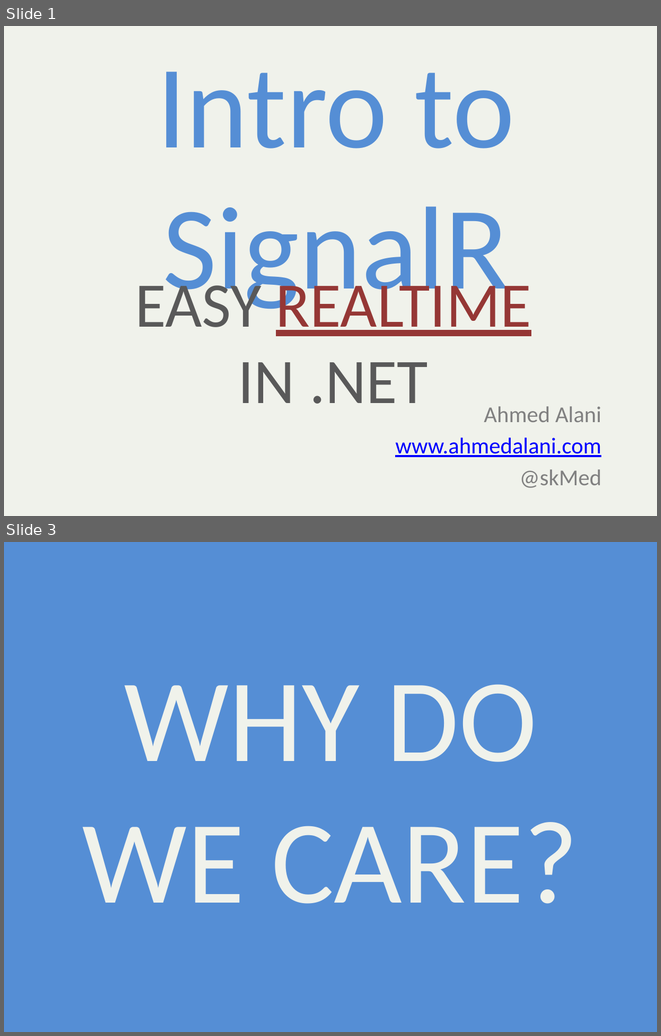
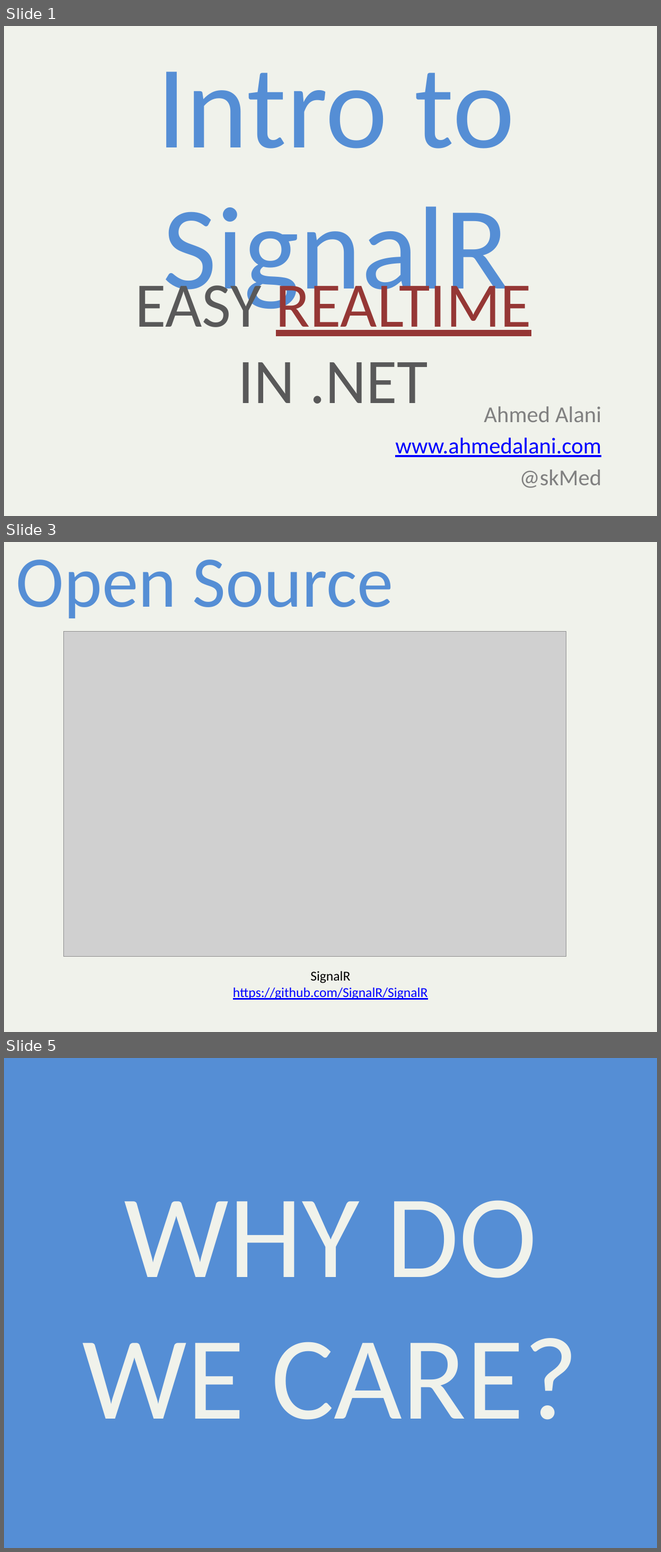
Before and after one commit to alani/Talks, a slide deck: SignalR-Intro/SignalRIntro.pptx. Shown one above the other, each under a label of ours: slides 1 and 3 before the commit, slides 1, 3 and 5 after it; the slides between them are not shown. The pictures are 661x1036 and 661x1552 pixels, drawn with LibreOffice and Linux fonts; fonts in the diff are those of the drawing; grey boxes stand for pictures. Boxes give left, top, right and bottom in pixels: in the first picture for what was removed or moved away, otherwise in the second. Text is boxed around its words. In the diff, an @@ line names an element or a change of style, - is before the commit and + after.

```diff
--- a/SignalR-Intro/SignalRIntro.pptx
+++ b/SignalR-Intro/SignalRIntro.pptx
@@ slide 3 added at (4, 542, 657, 1032), background #F0F2EB @@
@@ title added at (16, 559, 393, 618), 80 pt, text #558ED5 @@
+Open Source
@@ picture added at (64, 632, 566, 956) @@
@@ text added at (233, 971, 428, 999), 15 pt, text #0000FF, underline @@
+SignalR
+https://github.com/SignalR/SignalR
@@ what was slide 3 is now slide 5 @@
```
Also in this commit, not shown: 5 slides changed, 1 other slide added, 1 slide removed, 2 other files.
